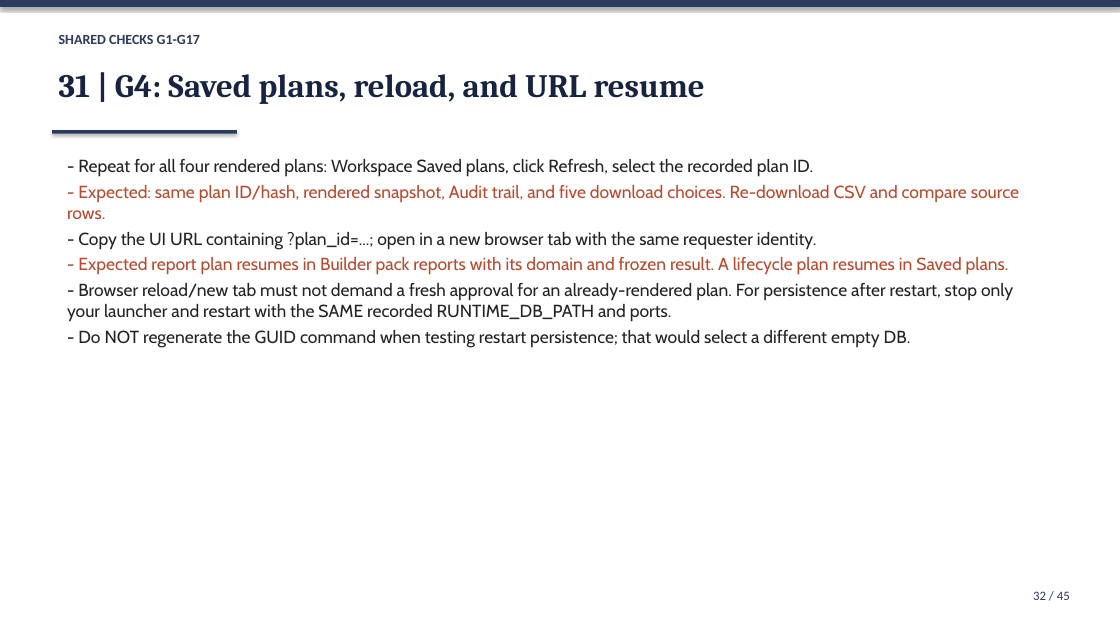
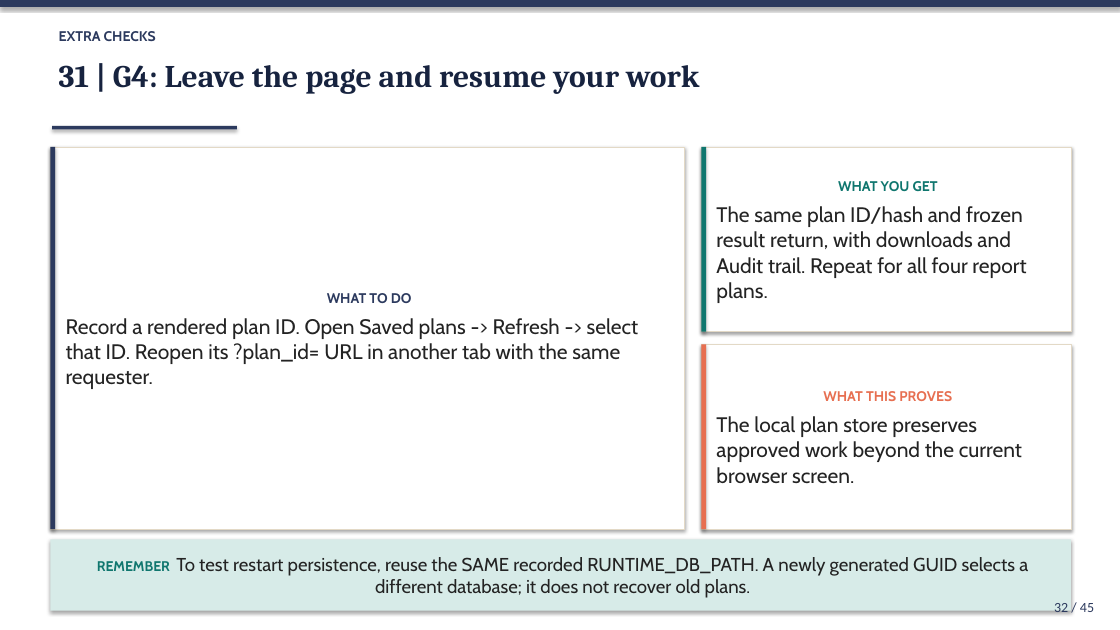
Before and after one commit to Princeadhi123/Since-AI-Hackathon, a slide deck: slide 32 of docs/DEMO_SLIDES.pptx. Drawn at 1120x630 pixels with LibreOffice and Linux fonts; fonts in the diff are those of the drawing. Boxes give left, top, right and bottom in pixels: in the first picture for what was removed or moved away, otherwise in the second. Text is boxed around its words. In the diff, an @@ line names an element or a change of style, - is before the commit and + after.

```diff
--- a/docs/DEMO_SLIDES.pptx
+++ b/docs/DEMO_SLIDES.pptx
@@ text at <box>59,31,156,41</box>: text changed; font Calibri to Cabin @@
-SHARED CHECKS G1-G17
+EXTRA CHECKS
@@ text at <box>59,65,699,94</box>: text changed; size 28 to 27 pt @@
-31 | G4: Saved plans, reload, and URL resume
+31 | G4: Leave the page and resume your work
@@ rectangle "WHAT TO DO": place and size @@
-rectangle "WHAT TO DO" at <box>67,159,1019,347</box>
+rectangle "WHAT TO DO" at <box>50,147,685,529</box>
@@ rectangle "WHAT TO DO" at <box>50,147,685,529</box>: vertical alignment top to middle; fill none to #FFFFFF; outline none to #E3D9C6 0.75 pt; shadow on @@
@@ rectangle added at <box>50,147,55,529</box>, fill #2C3A5E @@
@@ rectangle: place and size @@
-rectangle at <box>52,130,237,134</box>
+rectangle at <box>52,126,237,129</box>
@@ rectangle added at <box>702,147,1071,332</box>, fill #FFFFFF, outline #E3D9C6 0.75 pt, 18 pt, text #232323 @@
+WHAT YOU GET
+The same plan ID/hash and frozen result return, with downloads and Audit trail. Repeat for all four report plans.
@@ rectangle added at <box>702,147,707,332</box>, fill #0F766E @@
@@ text in rectangle at <box>66,293,639,389</box>: text changed; size 15 to 18 pt @@
-- Repeat for all four rendered plans: Workspace Saved plans, click Refresh, select the recorded plan ID.
-- Expected: same plan ID/hash, rendered snapshot, Audit trail, and five download choices. Re-download CSV and compare source rows.
-- Copy the UI URL containing ?plan_id=...; open in a new browser tab with the same requester identity.
-- Expected report plan resumes in Builder pack reports with its domain and frozen result. A lifecycle plan resumes in Saved plans.
-- Browser reload/new tab must not demand a fresh approval for an already-rendered plan. For persistence after restart, stop only your launcher and restart with the SAME recorded RUNTIME_DB_PATH and ports.
-- Do NOT regenerate the GUID command when testing restart persistence; that would select a different empty DB.
+WHAT TO DO
+Record a rendered plan ID. Open Saved plans -> Refresh -> select that ID. Reopen its ?plan_id= URL in another tab with the same requester.
@@ rectangle added at <box>702,344,1071,529</box>, fill #FFFFFF, outline #E3D9C6 0.75 pt, 18 pt, text #232323 @@
+WHAT THIS PROVES
+The local plan store preserves approved work beyond the current browser screen.
@@ rectangle added at <box>702,344,707,529</box>, fill #E76F51 @@
@@ rectangle added at <box>50,539,1071,611</box>, fill #D7EBE8, 16 pt, text #232323 @@
+REMEMBER To test restart persistence, reuse the SAME recorded RUNTIME_DB_PATH. A newly generated GUID selects a different database; it does not recover old plans.
@@ text "32 / 45": place and size @@
-text "32 / 45" at <box>1033,591,1070,600</box>
+text "32 / 45" at <box>1054,603,1094,612</box>
@@ text "32 / 45" at <box>1054,603,1094,612</box>: size 11 to 12 pt @@
```
Also in this commit, not shown: 26 other slides changed, 18 slides added, 18 slides removed, 7 other files.
